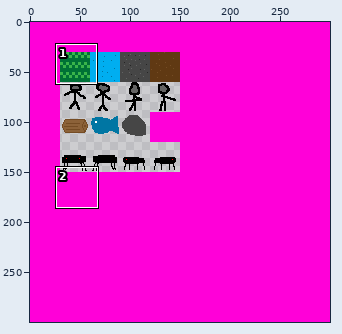
Edited in one commit: sprite sheet (img/textures.png). The first picture is a wide view before the edit; the outline marks the close-up.
Close-up. As it was:
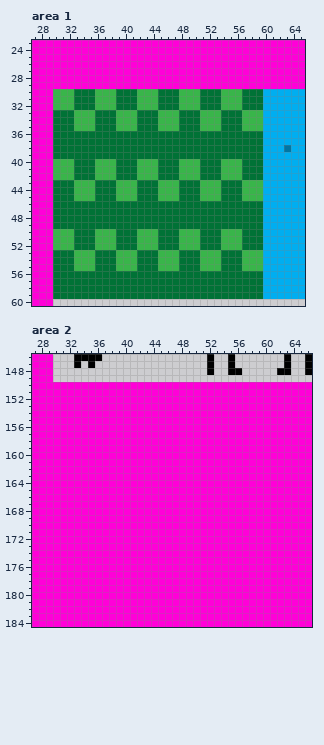
The file is 300x300 pixels. Colours within 5 levels of each other are drawn and written as one. Shown: area 1: x 27..65, y 23..60; area 2: x 27..66, y 146..184.
Now the later version:
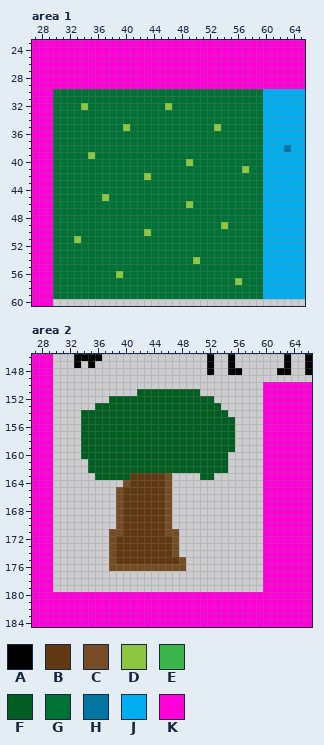
Palette (. is transparent): A #000000  B #603913  C #754c24  D #8dc63f  E #39b54a  F #005e20  G #007236  H #0076a3  J #00aef0  K #ff00d8
The exact change:
Changed rows in their new state; - is an unchanged pixel.
Area 1:
first column x 30:
30 GGG---GGG---GGG---GGG---GGG---
31 GGG---GGG---GGG---GGG---GGG---
32 GGG-D-GGG---GGG-D-GGG---GGG---
33 ---GGG---GGG---GGG---GGG---GGG
34 ---GGG---GGG---GGG---GGG---GGG
35 ---GGG---GDG---GGG---GGD---GGG
first column x 30:
39 -----D------------------------
40 GGG---GGG---GGG---GDG---GGG---
41 GGG---GGG---GGG---GGG---GGGD--
42 GGG---GGG---GDG---GGG---GGG---
43 ---GGG---GGG---GGG---GGG---GGG
44 ---GGG---GGG---GGG---GGG---GGG
45 ---GGG-D-GGG---GGG---GGG---GGG
46 -------------------D----------
49 ------------------------D-----
50 GGG---GGG---GDG---GGG---GGG---
51 GGGD--GGG---GGG---GGG---GGG---
52 GGG---GGG---GGG---GGG---GGG---
53 ---GGG---GGG---GGG---GGG---GGG
54 ---GGG---GGG---GGG--DGGG---GGG
55 ---GGG---GGG---GGG---GGG---GGG
56 ---------D--------------------
57 --------------------------D---
Area 2:
first column x 30:
150 ..............................
151 ............FFFFFFFFF.........
152 ........FFFFFFFFFFFFFFF.......
153 ......FFFFFFFFFFFFFFFFFF......
154 ....FFFFFFFFFFFFFFFFFFFFF.....
155 ....FFFFFFFFFFFFFFFFFFFFFF....
156 ....FFFFFFFFFFFFFFFFFFFFFF....
157 ....FFFFFFFFFFFFFFFFFFFFFF....
158 ....FFFFFFFFFFFFFFFFFFFFFF....
159 ....FFFFFFFFFFFFFFFFFFFFFF....
160 ....FFFFFFFFFFFFFFFFFFFFF.....
161 .....FFFFFFFFFFFFFFFFFFFF.....
162 .....FFFFFFFFFFFFFFFFFFFF.....
163 ......FFFFFBBBBBC....FF.......
164 ..........CBBBBBC.............
165 .........CBBBBBBC.............
166 .........CBBBBBBC.............
167 .........CBBBBBBC.............
168 .........CBBBBBBC.............
169 .........CBBBBBBC.............
170 .........CBBBBBBC.............
171 ........CCBBBBBBCC............
172 ........CBBBBBBBBC............
173 ........CBBBBBBBBC............
174 ........CBBBBBBBBC............
175 ........CBBBBBBBBBC...........
176 ........CCCCCCCCCCC...........
177 ..............................
178 ..............................
179 ..............................
